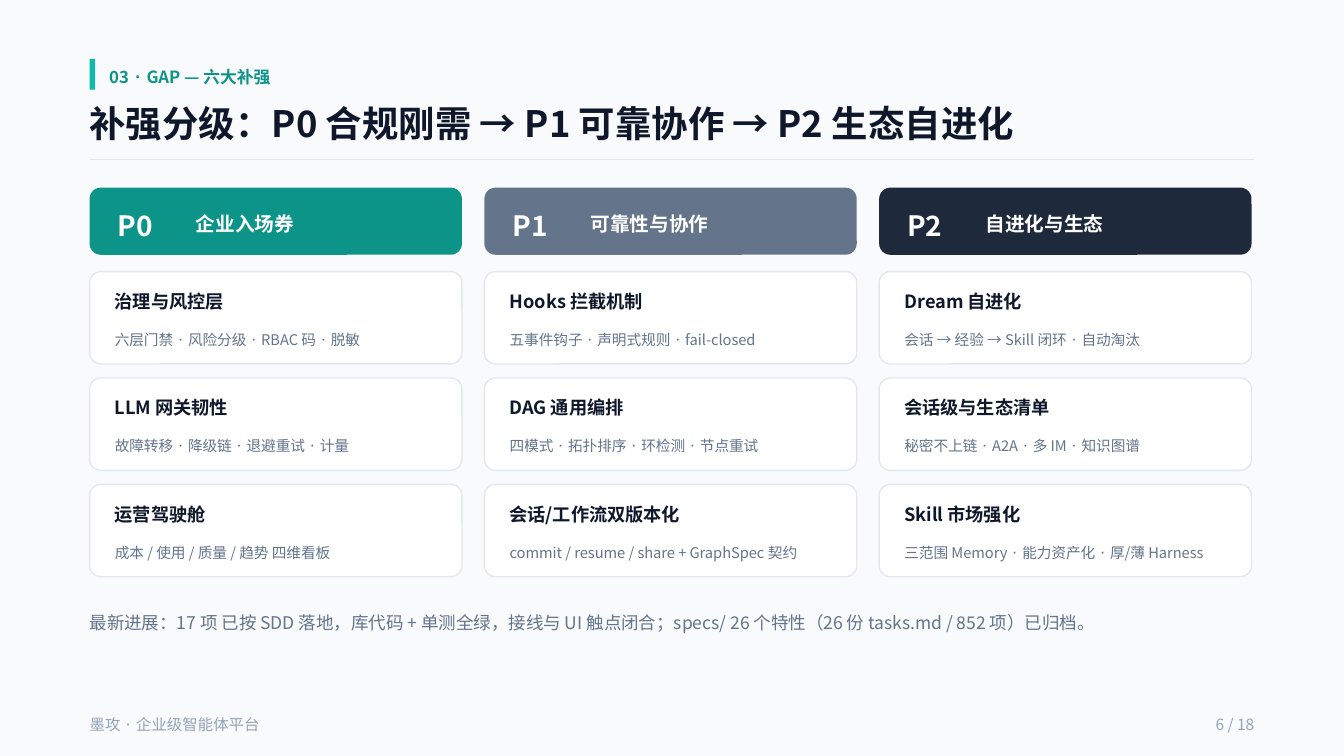
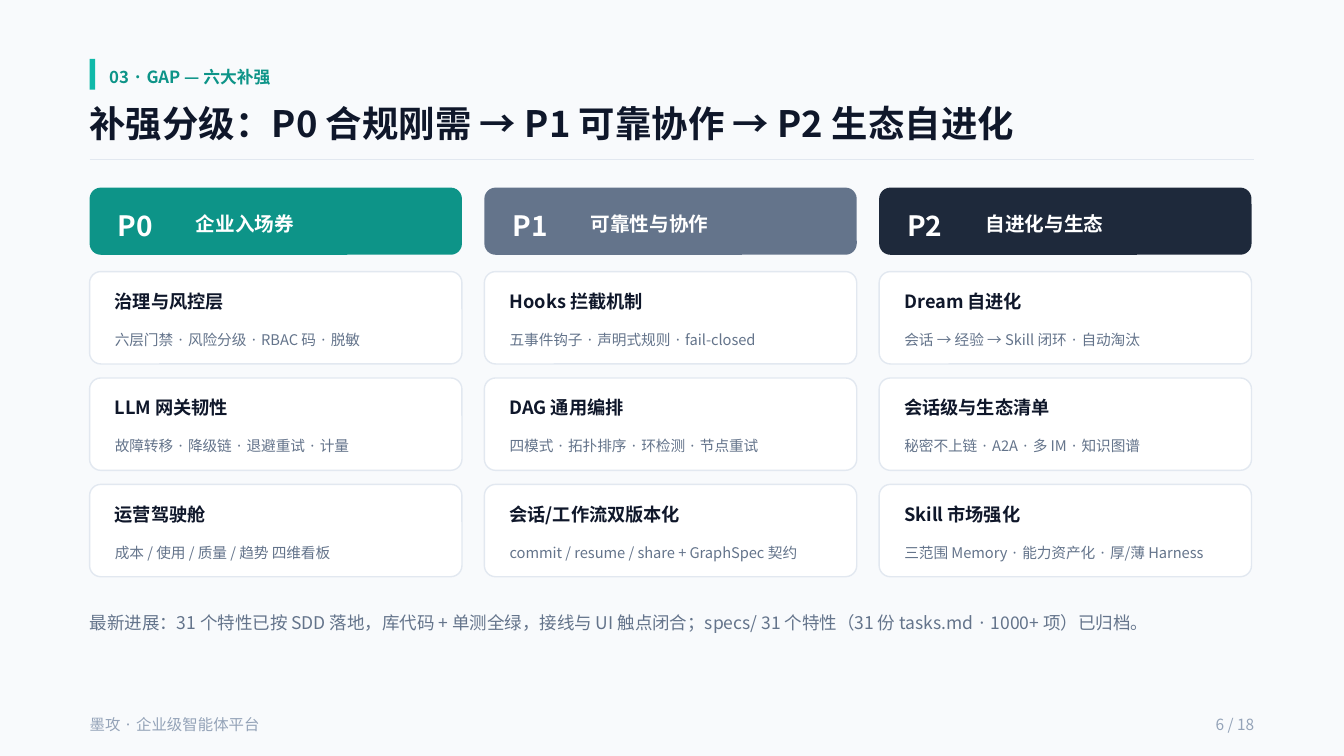
Before and after one commit to cooper2006/mogo, a slide deck: slide 6 of docs/intro-v4.pptx. Drawn at 1344x756 pixels with LibreOffice and Linux fonts; fonts in the diff are those of the drawing. Boxes give left, top, right and bottom in pixels: in the first picture for what was removed or moved away, otherwise in the second. Text is boxed around its words. In the diff, an @@ line names an element or a change of style, - is before the commit and + after.

Commit message:
docs: refresh README/PPTX and backfill SDD artifacts (027/029/030/031)
README/README.zh-CN 修正 027 迁移状态(R1/R2/R3 已落地，默认仍 MongoDB，PanWeiDB 经 MOGO_DATA_BACKEND 可选开启)；intro-v4.pptx 同步 v0.2.4 版本/计数/测试基线并补充 027–031；029 补 checklists+quickstart，030/031 补 quickstart，027 补记 R4 compose 一体化收尾。(.specify/feature.json 按框架约定忽略入库)

```diff
--- a/docs/intro-v4.pptx
+++ b/docs/intro-v4.pptx
@@ text at (90, 614, 1148, 633): text changed @@
-最新进展：17 项 已按 SDD 落地，库代码 + 单测全绿，接线与 UI 触点闭合；specs/ 26 个特性（26 份 tasks.md / 852 项）已归档。
+最新进展：31 个特性已按 SDD 落地，库代码 + 单测全绿，接线与 UI 触点闭合；specs/ 31 个特性（31 份 tasks.md · 1000+ 项）已归档。
```
Also in this commit, not shown: 4 other slides changed, 8 other files.
